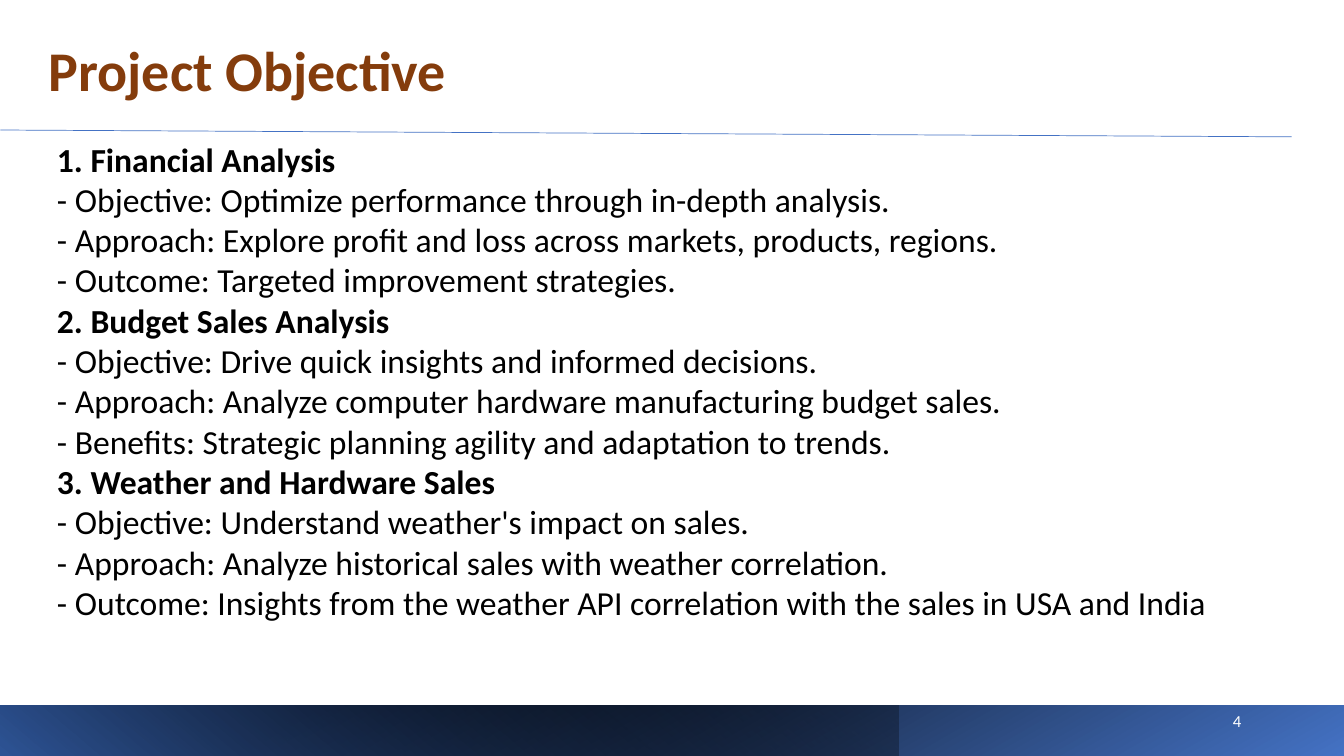
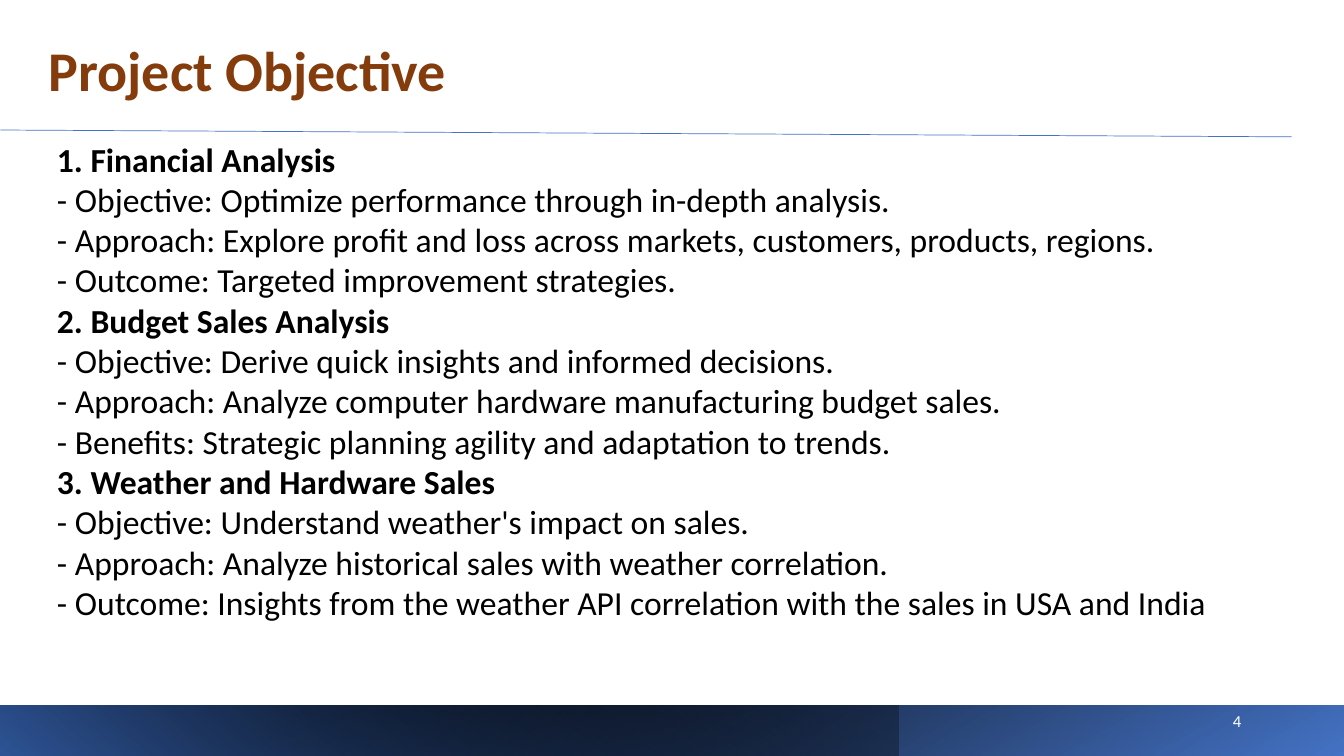
Before and after one commit to Namrata-Patel/AIM-5001, a slide deck: slide 4 of Final_Project/DAM - Final Project Presentation.pptx. Drawn at 1344x756 pixels with LibreOffice and Linux fonts; fonts in the diff are those of the drawing. Boxes give left, top, right and bottom in pixels: in the first picture for what was removed or moved away, otherwise in the second. Text is boxed around its words. In the diff, an @@ line names an element or a change of style, - is before the commit and + after.

Commit message:
- DAM - Final Project Presentation

```diff
--- a/Final_Project/DAM - Final Project Presentation.pptx
+++ b/Final_Project/DAM - Final Project Presentation.pptx
@@ text at [75,228,1154,258]: text changed @@
-- Approach: Explore profit and loss across markets, products, regions.
+- Approach: Explore profit and loss across markets, customers, products, regions.
@@ text at [75,349,834,379]: text changed @@
-- Objective: Drive quick insights and informed decisions.
+- Objective: Derive quick insights and informed decisions.
```
